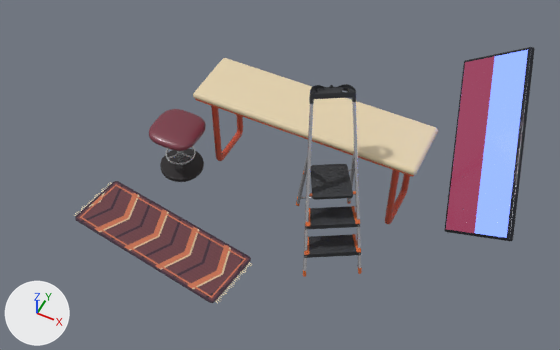
A saved change to the glTF model public/models/exchange.glb.
Both versions are drawn from a 50 mm camera at (5.48, -10.21, 18.18) aimed at (-1.03, 2.81, 1.89). Every picture has the same lights, and +X, +Y and +Z are marked at lower left. The first picture is the older version. Where no turn or scale is listed for an object, it has been applied to the vertices.

The scene before the commit, as lines of its bpy script (objects in view):
```python
me_bent_tubular_trestle_001 = bpy.data.meshes.new('Bent tubular trestle.001')
me_bent_tubular_trestle_001.from_pydata(...)  # 176 vertices, 348 faces; spans x 2.75..2.95, y -0.8..0.8, z 0.0..2.68
me_bent_tubular_trestle_001.materials.append(mat_vermilion_enamel)  # red #c24d32
me_flatwoven_pile_001 = bpy.data.meshes.new('Flatwoven pile.001')
me_flatwoven_pile_001.from_pydata(...)  # 80 vertices, 156 faces; spans x -2.71..2.71, y -1.27..1.27, z 0.0..0.04
me_flatwoven_pile_001.materials.append(mat_switchboard_runner___wool)  # picture img_switchboard_runner___flatweave
me_knotted_fringe_001 = bpy.data.meshes.new('Knotted fringe.001')
me_knotted_fringe_001.from_pydata(...)  # 216 vertices, 108 faces; spans x -2.83..2.82, y -1.18..1.14, z 0.01..0.02
me_knotted_fringe_001.materials.append(mat_parchment)  # beige #e4d2ad
ob_bent_tubular_trestle_001 = bpy.data.objects.new('Bent tubular trestle.001', me_bent_tubular_trestle_001)
ob_bent_tubular_trestle_001.location = (-0.9, 4.65, 0.0)
ob_flatwoven_pile_001 = bpy.data.objects.new('Flatwoven pile.001', me_flatwoven_pile_001)
ob_flatwoven_pile_001.location = (-3.78, 0.55, 0.0)
ob_knotted_fringe_001 = bpy.data.objects.new('Knotted fringe.001', me_knotted_fringe_001)
ob_knotted_fringe_001.location = (-3.78, 0.55, 0.0)
# also in view: 'Weighted foot' at (-4.72, 3.28, 0.07); 'TV / glass surround.004' at (3.89, 5.49, 2.92); 'Lacquered counter' at (-0.9, 4.65, 2.8); 'Bent tubular trestle' at (-3.75, 4.65, 1.34); 'Vinyl seat' at (-4.72, 3.28, 1.64)
```
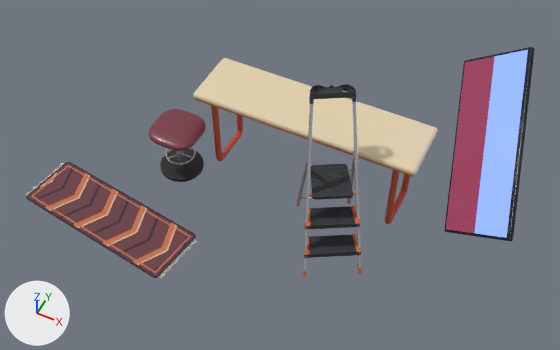
Location of each change, [x1, y1, x2, y2] in pixels of the pictures (560 x 350 px):
'Flatwoven pile.001', moved: before [75, 181, 251, 303]; after [26, 162, 196, 278]
'Knotted fringe.001', moved: before [75, 182, 251, 303]; after [26, 163, 197, 278]

The edits, one by one:
Object 'Flatwoven pile.001' (ob_flatwoven_pile_001) moves from (-3.78, 0.55, 0.0) to (-5.6, 0.55, 0.0).
Object 'Knotted fringe.001' (ob_knotted_fringe_001) moves from (-3.78, 0.55, 0.0) to (-5.6, 0.55, 0.0).
